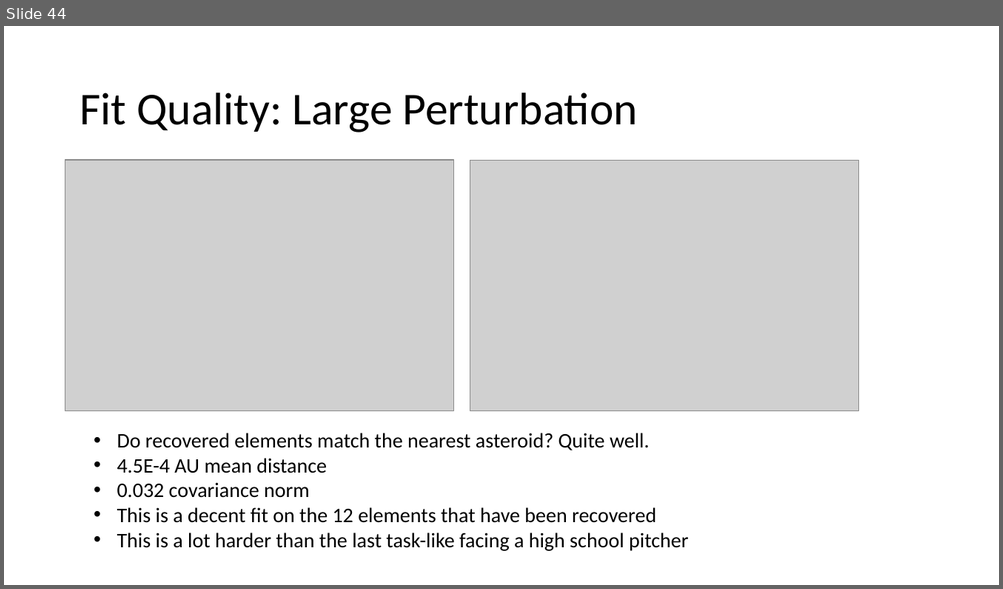
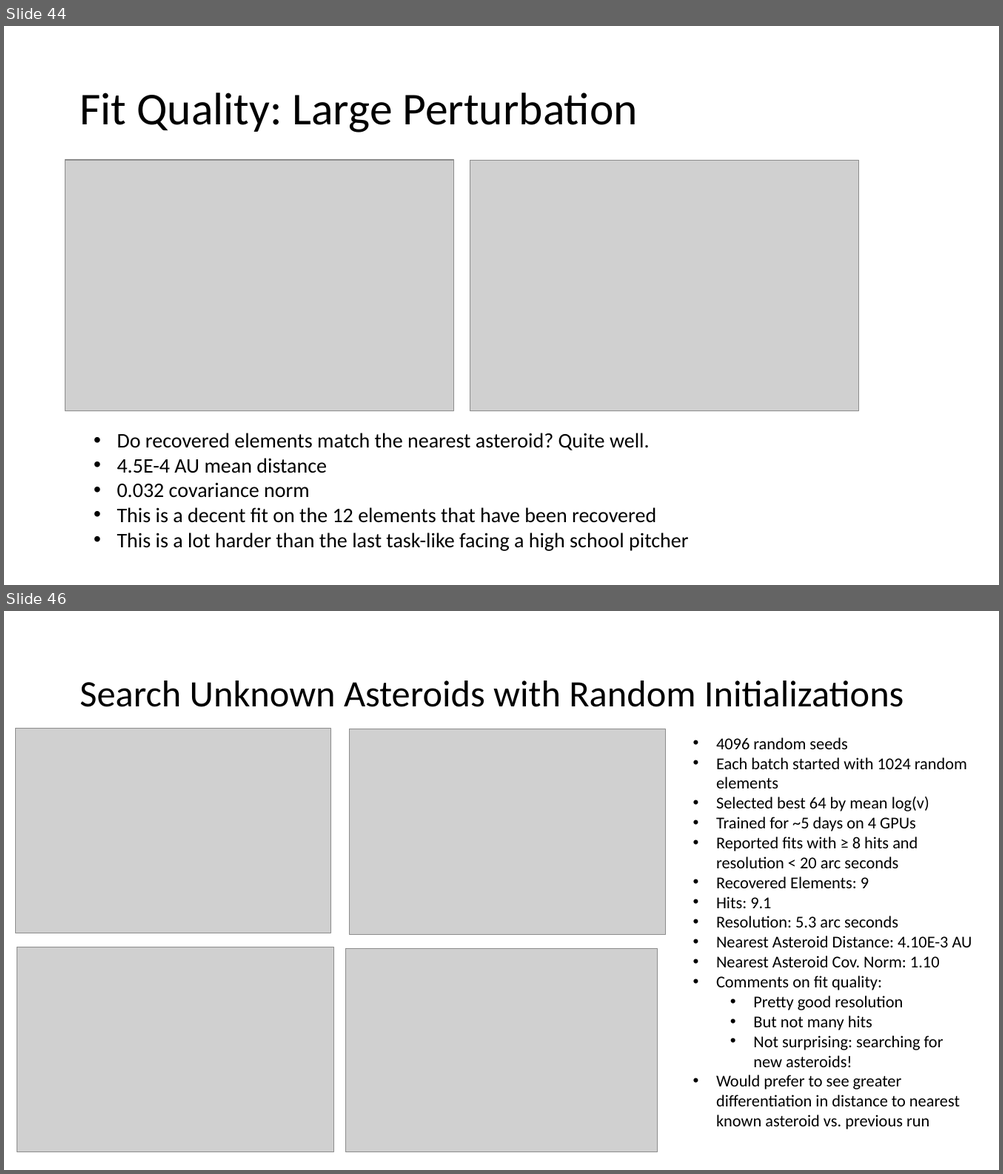
Before and after one commit to memanuel/kepler-sieve, a slide deck: thesis/kepler-sieve-slides.pptx. Shown one above the other, each under a label of ours: slide 44 before the commit, slides 44 and 46 after it; the slides between them are not shown. The pictures are 1003x589 and 1003x1174 pixels, drawn with LibreOffice and Linux fonts; fonts in the diff are those of the drawing; grey boxes stand for pictures. Boxes give left, top, right and bottom in pixels: in the first picture for what was removed or moved away, otherwise in the second. Text is boxed around its words. In the diff, an @@ line names an element or a change of style, - is before the commit and + after.

```diff
--- a/thesis/kepler-sieve-slides.pptx
+++ b/thesis/kepler-sieve-slides.pptx
@@ slide 46 added at [4,611,999,1170], background #FFFFFF @@
@@ title added at [79,681,903,707], 36 pt, text #000000 @@
+Search Unknown Asteroids with Random Initializations
@@ picture added at [15,728,330,934] @@
@@ picture added at [350,729,666,936] @@
@@ text added at [716,738,972,1130], 16 pt, text #000000 @@
+• 4096 random seeds
+• Each batch started with 1024 random elements
+• Selected best 64 by mean log(v)
+• Trained for ~5 days on 4 GPUs
+• Reported fits with ≥ 8 hits and resolution < 20 arc seconds
+• Recovered Elements: 9
+• Hits: 9.1
+• Resolution: 5.3 arc seconds
+• Nearest Asteroid Distance: 4.10E-3 AU
+• Nearest Asteroid Cov. Norm: 1.10
+• Comments on fit quality:
+  • Pretty good resolution
+  • But not many hits
+  • Not surprising: searching for new asteroids!
+• Would prefer to see greater differentiation in distance to nearest known asteroid vs. previous run
@@ picture added at [17,948,334,1153] @@
@@ picture added at [346,949,658,1153] @@
```
Also in this commit, not shown: 7 other slides added, 1 slide removed, 2 other files.
